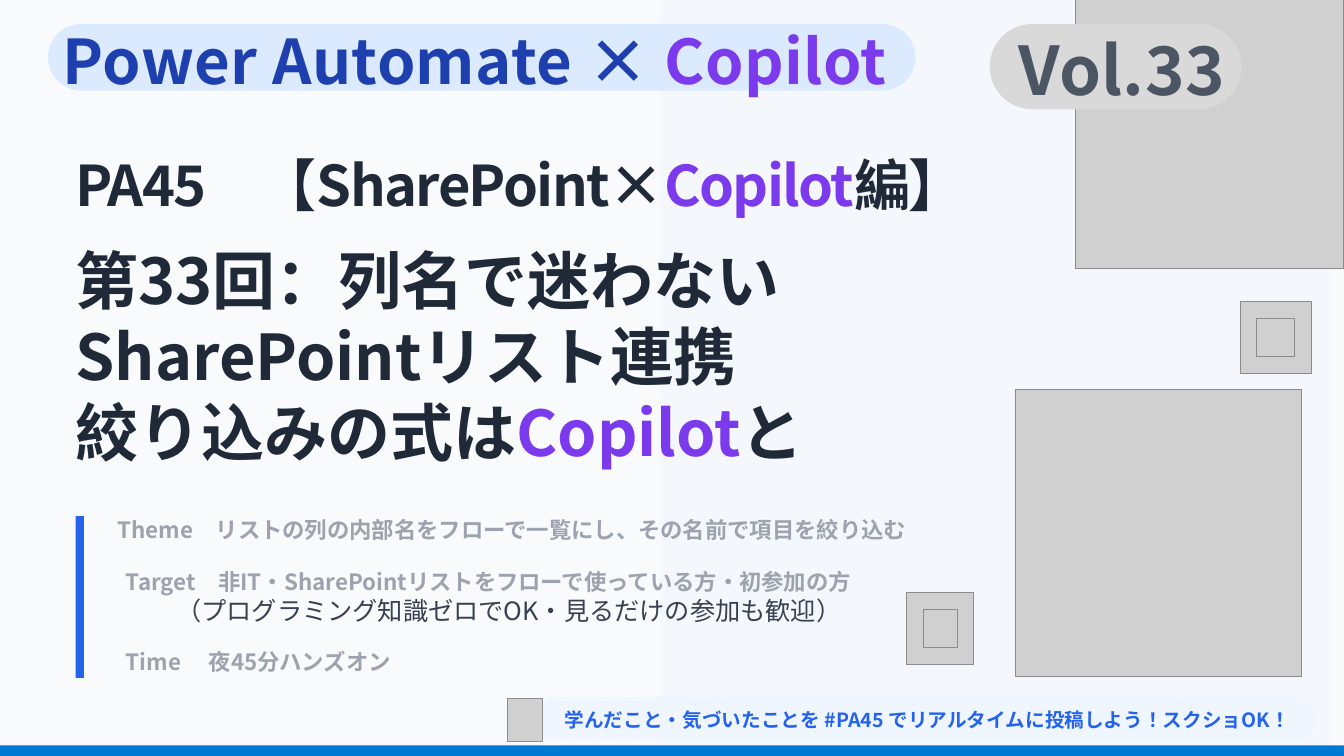
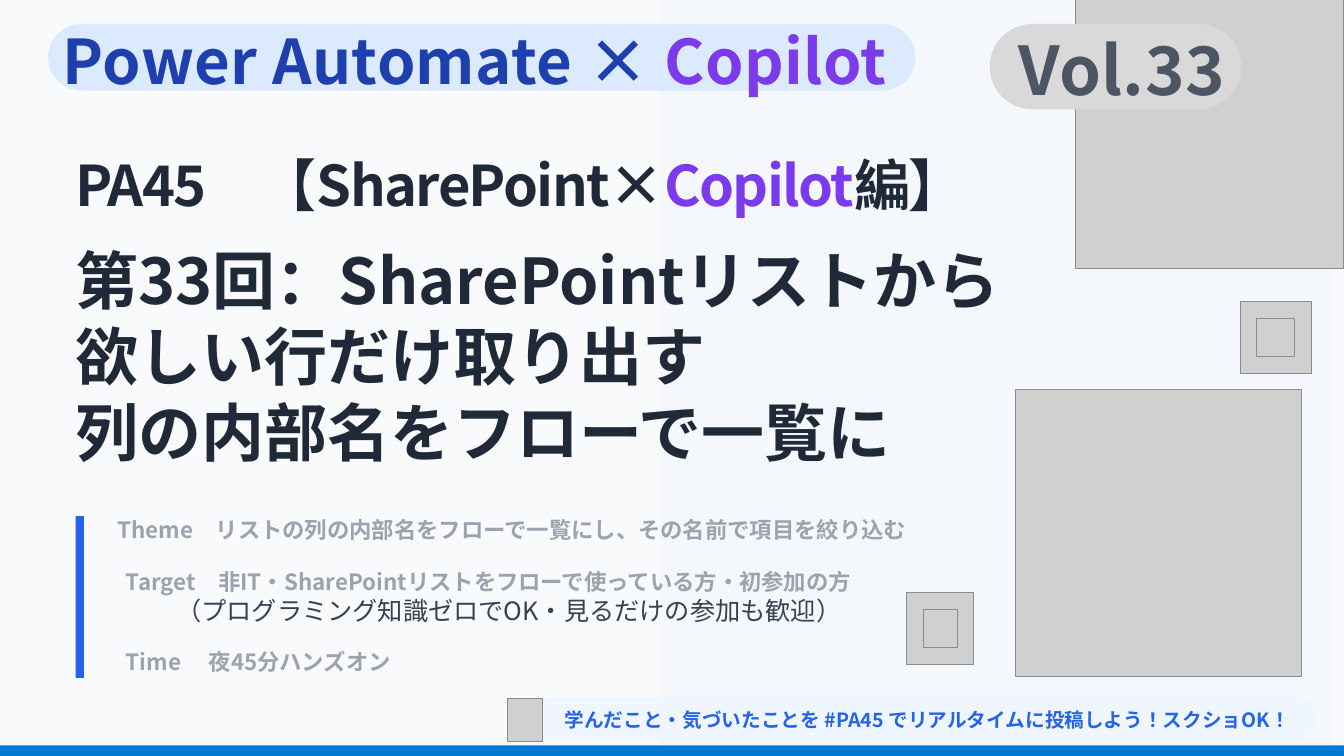
Before and after one commit to Haru-PowerPlatform/pa45, a slide deck: slide 2 of assets/connpass-eyecatch/P033_eyecatch_temp.pptx. Drawn at 1344x756 pixels with LibreOffice and Linux fonts; fonts in the diff are those of the drawing; grey boxes stand for pictures; background and template pictures are left out. Boxes give left, top, right and bottom in pixels: in the first picture for what was removed or moved away, otherwise in the second. Text is boxed around its words. In the diff, an @@ line names an element or a change of style, - is before the commit and + after.

```diff
--- a/assets/connpass-eyecatch/P033_eyecatch_temp.pptx
+++ b/assets/connpass-eyecatch/P033_eyecatch_temp.pptx
@@ text at (x1=75, y1=250, x2=1000, y2=462): text changed @@
-第33回：列名で迷わない
-SharePointリスト連携
-絞り込みの式はCopilotと
+第33回：SharePointリストから
+欲しい行だけ取り出す
+列の内部名をフローで一覧に
```
Also in this commit, not shown: 2 other files.
